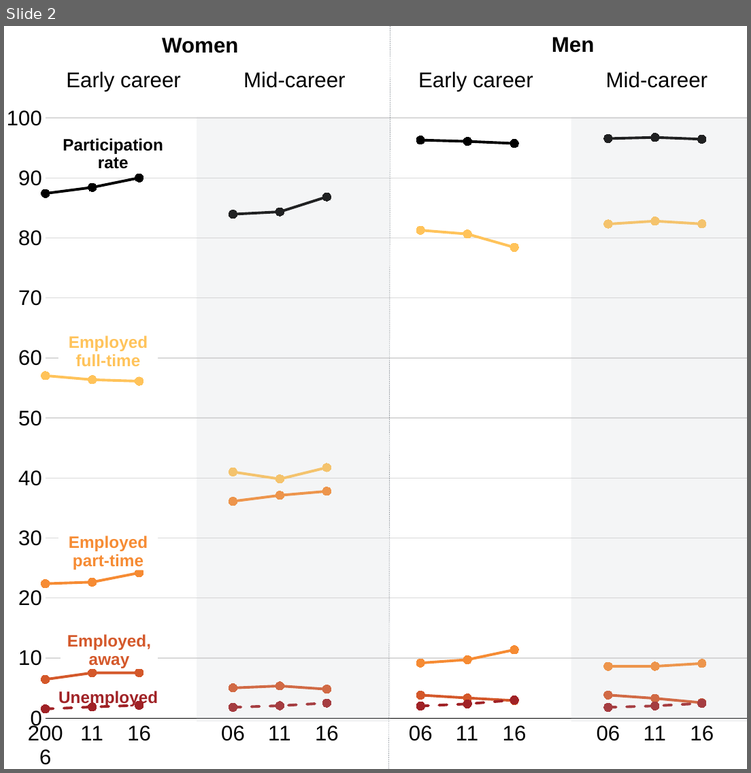
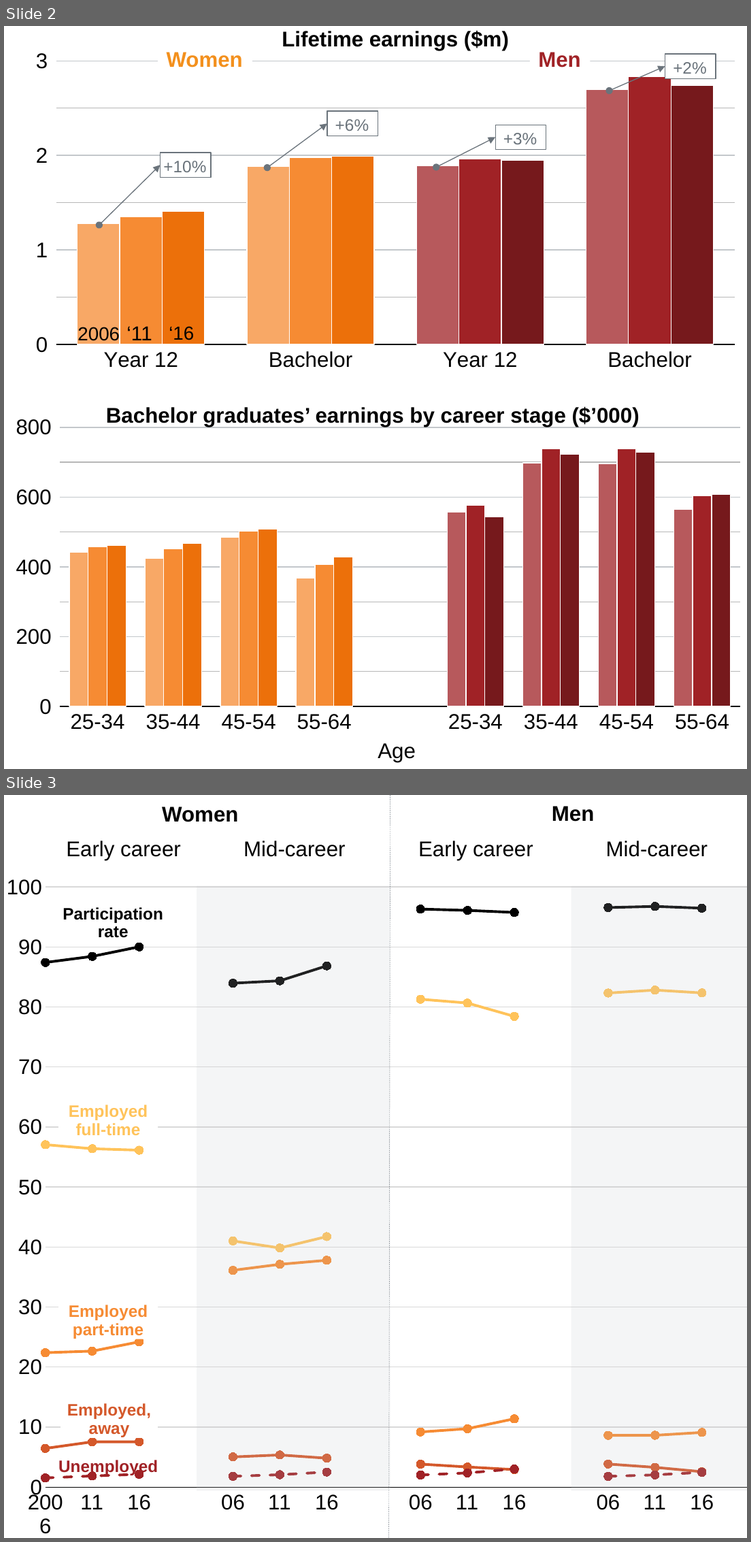
Before and after one commit to wfmackey/occupation, a slide deck: benefits_charts/halfpage_graduate_premiums.pptx. Shown one above the other, each under a label of ours: slide 2 before the commit, slides 2 and 3 after it. The pictures are 751x773 and 751x1542 pixels, drawn with LibreOffice and Linux fonts; fonts in the diff are those of the drawing. Boxes give left, top, right and bottom in pixels: in the first picture for what was removed or moved away, otherwise in the second. Text is boxed around its words. In the diff, an @@ line names an element or a change of style, - is before the commit and + after.

```diff
--- a/benefits_charts/halfpage_graduate_premiums.pptx
+++ b/benefits_charts/halfpage_graduate_premiums.pptx
@@ slide 2 added at box(4, 26, 747, 769), background #FFFFFF @@
@@ column chart added at box(20, 26, 747, 382) @@
+categories: Year 12, Bachelor, Year 12, Bachelor
+Series 1: 1.3, 1.9, 1.9, 2.7
+Series 2: 1.4, 2, 2, 2.8
+Series 3: 1.4, 2, 2, 2.7
@@ text added at box(281, 30, 509, 50), 18 pt, text #000000, bold @@
+Lifetime earnings ($m)
@@ text added at box(167, 52, 243, 67), 18 pt, text #F3901D, bold @@
+Women
@@ text added at box(538, 52, 580, 67), 18 pt, text #A02226, bold @@
+Men
@@ double arrow added from (609, 91) to (665, 66), #6A737B 0.75 pt @@
@@ rectangle added at box(665, 54, 715, 79), fill #FFFFFF, outline #6A737B 0.75 pt, 14 pt, text #6A737B @@
++2%
@@ double arrow added from (267, 167) to (328, 123), #6A737B 0.75 pt @@
@@ rectangle added at box(328, 111, 378, 136), fill #FFFFFF, outline #6A737B 0.75 pt, 14 pt, text #6A737B @@
++6%
@@ rectangle added at box(496, 125, 545, 150), fill #FFFFFF, outline #6A737B 0.75 pt, 14 pt, text #6A737B @@
++3%
@@ double arrow added from (436, 167) to (496, 138), #6A737B 0.75 pt @@
@@ double arrow added from (99, 225) to (160, 165), #6A737B 0.75 pt @@
@@ rectangle added at box(160, 153, 210, 178), fill #FFFFFF, outline #6A737B 0.75 pt, 14 pt, text #6A737B @@
++10%
@@ text added at box(77, 325, 120, 344), 16 pt, text #000000 @@
+2006
@@ text added at box(126, 326, 152, 344), 17 pt, text #000000 @@
+‘11
@@ text added at box(169, 326, 194, 340), 16 pt, text #000000 @@
+‘16
@@ column chart added at box(4, 382, 747, 742) @@
+categories: 25-34, 35-44, 45-54, 55-64, , 25-34, 35-44, 45-54, 55-64
+Series 1: 440, 420, 480, 370, -, 560, 700, 690, 570
+Series 2: 460, 450, 500, 410, -, 580, 740, 740, 600
+Series 3: 460, 470, 510, 430, -, 540, 720, 730, 610
@@ text added at box(106, 406, 639, 427), 18 pt, text #000000, bold @@
+Bachelor graduates’ earnings by career stage ($’000)
@@ text added at box(377, 743, 415, 762), 18 pt, text #000000 @@
+Age
@@ what was slide 2 is now slide 3 @@
```
Also in this commit, not shown: 1 slide changed, 13 other files.
